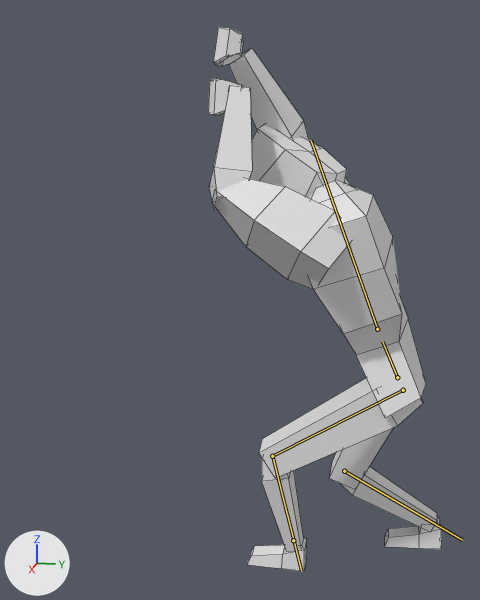
The FBX model Assets/Enemies/Crusader/crusader_basicanim.fbx, before and after one commit.
The view is the same before and after, from a 50 mm camera at (21.7, 0.5, 14.6) aimed at (0.0, -3.9, 9.2). Lighting does not change. The marker at lower left points along +X, +Y and +Z. Both versions are drawn at frame 64 of the action 'Crusader_Armature.001|Attack'; the numbers are the values there. The bones that change are drawn over the model as lines. Mesh edges are drawn as thin lines.

Objects in the first picture: 'Chest.001', 'Feet.001', 'Hands.001', 'Head.005', 'LowerArms.002', 'LowerLegs.001', 'UpperArms.001', 'UpperLegs.001'.
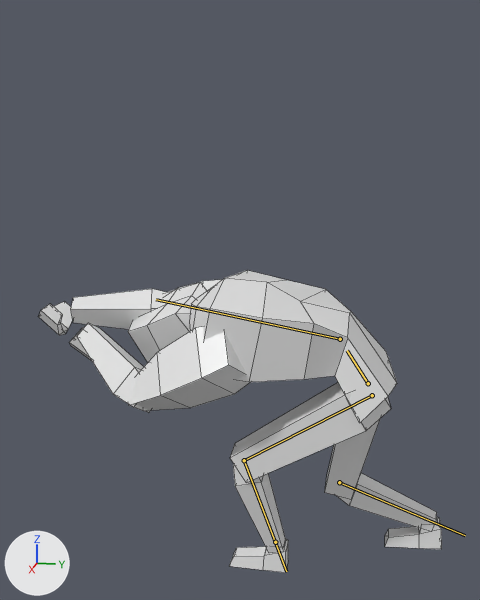
What the commit changed:
Bone 'Hips' (bone_hips) moves from (-1.13, -2.49, 0.0) to (-0.16, -2.74, 0.0).
Bone 'Hips' (bone_hips) turns from (0, 0, -23) to (0, 0, -32) degrees about its own x, y and z.
Bone 'Chest' (bone_chest) turns from (0, 0, 0) to (0, 0, -50) degrees about its own x, y and z.
Bone 'LeftUpperLeg' (bone_leftupperleg) turns from (5, -1, -76) to (6, -1, -85) degrees about its own x, y and z.
Bone 'LeftLowerLeg' (bone_leftlowerleg) turns from (-8, 5, 60) to (-9, 5, 66) degrees about its own x, y and z.
Bone 'RightLowerLeg' (bone_rightlowerleg) turns from (-9, -7, -77) to (-9, -7, -76) degrees about its own x, y and z.
Bone 'AnkleIK_L' (bone_ankleik_l) moves from (0.0, -2.01, 0.0) to (0.16, -2.66, -0.02).

Location of each change, (x1, y1, x2, y2) in pixels of the pictures (480 x 600 px):
'Chest.001', posed: before (309, 180, 426, 418); after (189, 270, 397, 423)
'UpperArms.001', posed (12% narrower, 14% shorter): before (213, 137, 351, 289); after (129, 280, 250, 410)
'LowerArms.002', posed (23% shorter): before (209, 48, 308, 209); after (71, 289, 167, 413)
'UpperLegs.001', posed: before (259, 378, 423, 488); after (230, 382, 391, 498)
'Head.005', posed: before (250, 124, 347, 198); after (128, 282, 207, 362)
'LowerLegs.001', posed (16% wider, 6% shorter): before (262, 458, 437, 552); after (233, 465, 437, 553)
'Feet.001', posed (9% wider): before (247, 517, 442, 571); after (229, 517, 442, 573)
'Hands.001', posed: before (208, 27, 243, 115); after (38, 301, 92, 361)
bone 'Hips', root to tip: before (397, 377) to (382, 341); after (368, 383) to (347, 350)
bone 'Chest', root to tip: before (377, 329) to (311, 140); after (340, 339) to (156, 299)
bone 'LeftUpperLeg', root to tip: before (403, 390) to (272, 456); after (372, 395) to (244, 460)
bone 'LeftLowerLeg', root to tip: before (272, 456) to (301, 571); after (244, 460) to (286, 571)
bone 'RightLowerLeg', root to tip: before (344, 471) to (462, 540); after (339, 482) to (465, 535)
bone 'AnkleIK_L', root to tip: before (293, 540) to (294, 540); after (275, 542) to (275, 542)
